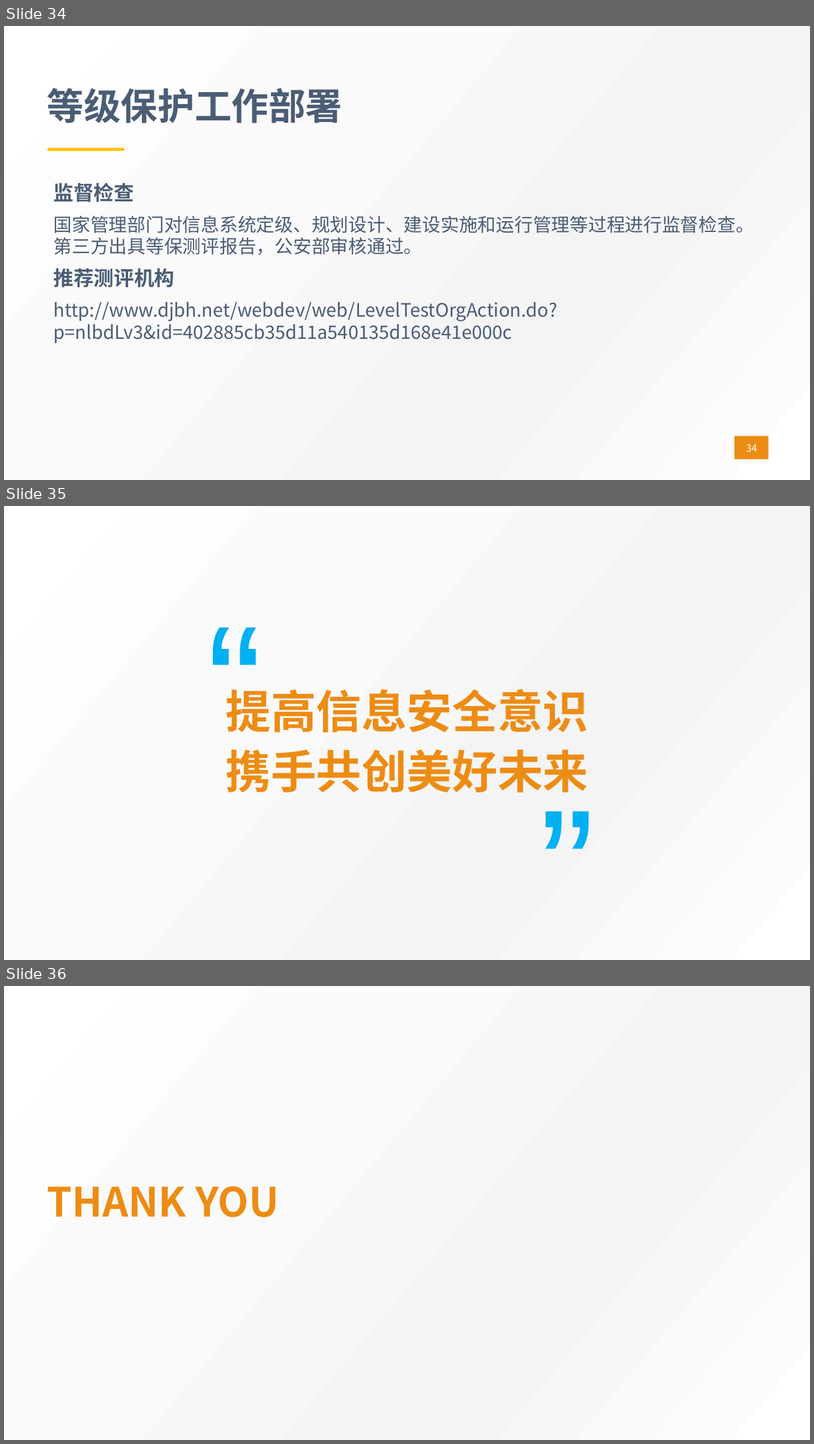
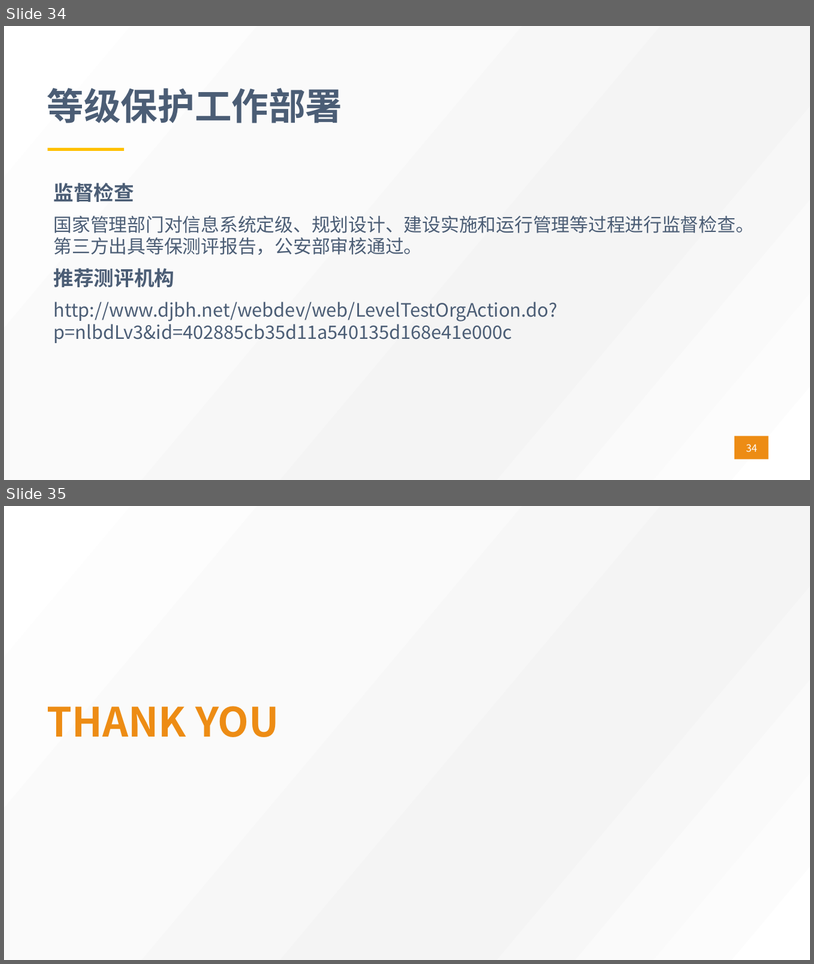
Before and after one commit to scopion/devsecops, a slide deck: 原创-法律合规及实施/等级保护/网络安全等级保护基础知识讲解1.0.pptx. Shown one above the other, each under a label of ours: slides 34, 35 and 36 before the commit, slides 34 and 35 after it. The pictures are 814x1444 and 814x964 pixels, drawn with LibreOffice and Linux fonts; fonts in the diff are those of the drawing; background and template pictures are left out. Boxes give left, top, right and bottom in pixels: in the first picture for what was removed or moved away, otherwise in the second. Text is boxed around its words. In the diff, an @@ line names an element or a change of style, - is before the commit and + after.

```diff
--- a/原创-法律合规及实施/等级保护/网络安全等级保护基础知识讲解1.0.pptx
+++ b/原创-法律合规及实施/等级保护/网络安全等级保护基础知识讲解1.0.pptx
@@ slide 35 removed at (x1=4, y1=506, x2=810, y2=960), background picture (left out) @@
@@ text removed at (x1=201, y1=573, x2=270, y2=781) @@
-“
@@ title removed at (x1=226, y1=689, x2=589, y2=792) @@
-提高信息安全意识
-携手共创美好未来
@@ text removed at (x1=533, y1=695, x2=602, y2=903) @@
-“
@@ what was slide 36 is now slide 35 @@
```
Also in this commit, not shown: 1 slide changed, 5 other files.
